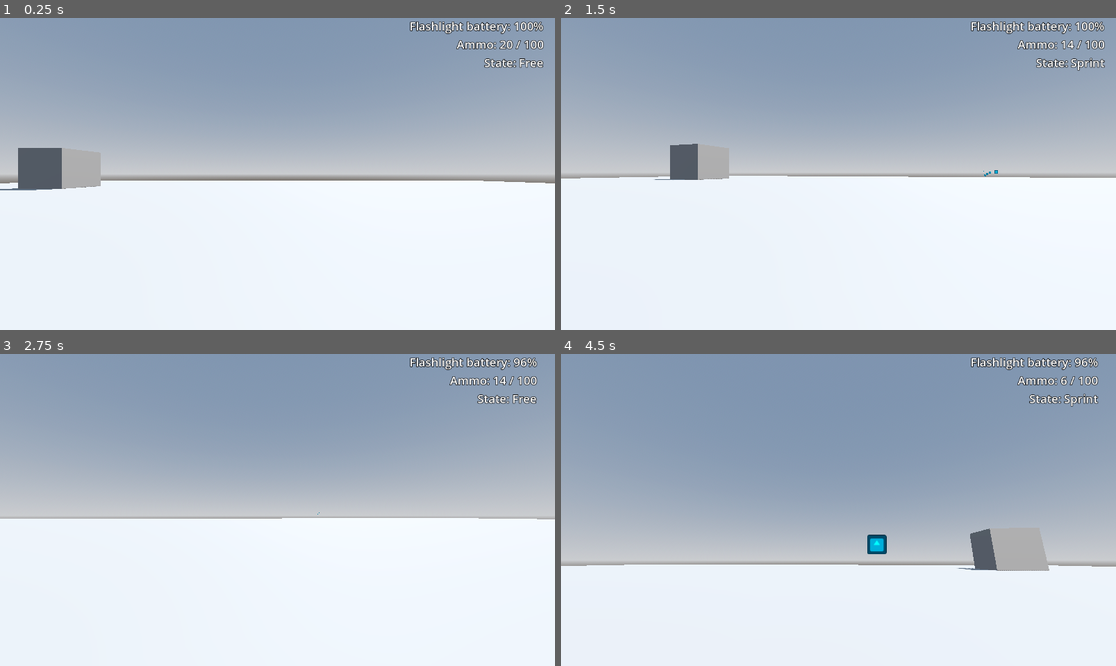
Above: before the commit, frames 1-4 (two rows, left to right).
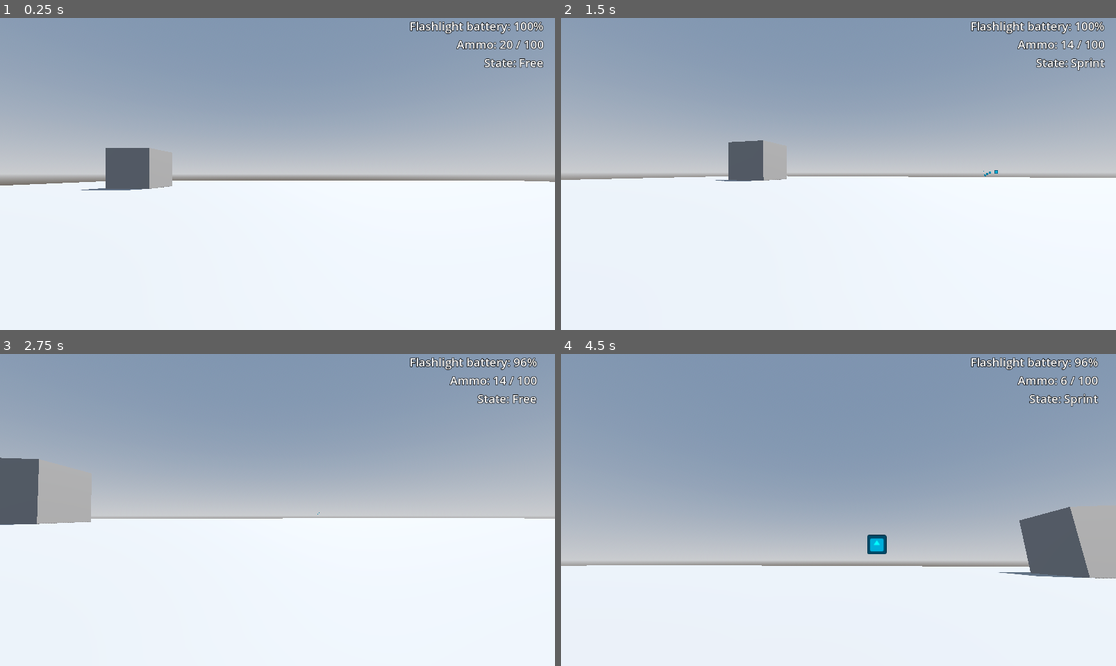
Above: after the commit, the same moments.

Repository: justindeogrades/firstpersonshooter
Game: Godot game, scene res://main.tscn
Same seed, same stepped clock (60 frames per second), same inputs: the game is played once before the commit and once after it. The engine's default icon, where the game draws it, is replaced by a stand-in: a white triangle on a blue panel in a dark square.
Inputs (mouse positions are in pixels of both pictures, inside the frame that each line leads up to):
- Up to frame 1 (0.25 s): no input
- Up to frame 2 (1.5 s): tap Enter (ui_accept) at 0.5, 0.77, 1.07 s; move the mouse to (866, 174) at 0.52 s; press the mouse at (866, 174) at 0.53 s; hold W (forward) from 0.53 s (still down); tap Shift (slide) at 0.8, 1.35 s; move the mouse to (810, 174) at 1.27 s; release the mouse at (810, 174) at 1.28 s
- Up to frame 3 (2.75 s): keep holding W (forward); tap Enter (ui_accept) at 1.52, 1.82, 2.3 s; tap F (toggle_flashlight) at 1.55, 2.1 s; move the mouse to (288, 503) at 2.02 s
- Up to frame 4 (4.5 s): move the mouse to (832, 516) at 2.77 s; tap Enter (ui_accept) at 2.85, 3.02, 3.32, 3.77, 4.07 s; click (832, 516) at 3.05 s; move the mouse to (877, 513) at 3.52 s; press the mouse at (877, 513) at 3.53 s; tap Shift (slide) at 3.8, 4.35 s; tap Escape (free_mouse) at 4.15 s; move the mouse to (672, 463) at 4.27 s; release W (forward) at 4.28 s; release the mouse at (672, 463) at 4.28 s; hold A (left) from 4.28 s (still down); click (672, 463) at 4.42 s

The runs differ from the first frame. In frame 1, 3.2% of the frame differs, in the area x 0-100%, y 41-56%; in frame 2, 2.0%; in frame 3, 2.2%; in frame 4, 3.9%, in the area x 11-100%, y 48-72%.

Commit message:
Added enemy patrol and pursuit states

Diff:
--- a/enemy.gd
+++ b/enemy.gd
@@ -1,6 +1,7 @@
 extends CharacterBody3D
 
 @onready var hp_label = $HP
+@onready var state_label = $State
 @onready var state_machine = $StateMachine
 @onready var facing_ray = $FacingRay
 
@@ -15,6 +16,7 @@
 var current_hp = max_hp
 
 var target : CharacterBody3D
+var angle_to_target : int
 
 func _ready() -> void:
 	target = get_node(target_path)
@@ -40,7 +42,11 @@
 	#var target_dir = Vector2(target.global_position.x, target.global_position.z)
 	var relative_player_pos = Vector2(target.global_position.x - global_position.x, target.global_position.z - global_position.z)
 	#var angle = int(rad_to_deg(face_dir.angle_to(target_dir)))
-	var angle = int(rad_to_deg(face_dir.angle_to(relative_player_pos)))
-	$Angle.text = "angle: " + str(angle)
+	angle_to_target = int(rad_to_deg(face_dir.angle_to(relative_player_pos)))
+	$Angle.text = "angle: " + str(angle_to_target)
+
 func _physics_process(delta: float) -> void:
 	state_machine.state_physics(delta)
+
+func update_state_label() -> void:
+	state_label.text = "state: " + state_machine.current_state.name
--- a/enemy.tscn
+++ b/enemy.tscn
@@ -1,10 +1,11 @@
-[gd_scene load_steps=9 format=3 uid="uid://crotopo1fdjeg"]
+[gd_scene load_steps=10 format=3 uid="uid://crotopo1fdjeg"]
 
 [ext_resource type="Script" uid="uid://1jm6awng7v27" path="res://enemy.gd" id="1_4gyqm"]
 [ext_resource type="PackedScene" uid="uid://b3plxqqbt2u7w" path="res://hp_component.tscn" id="2_qi2p4"]
 [ext_resource type="Texture2D" uid="uid://ctd2mcgmwrxu4" path="res://texturemonster11.png" id="3_qi2p4"]
 [ext_resource type="PackedScene" uid="uid://02osm3d81amt" path="res://state_machine.tscn" id="4_iifgy"]
 [ext_resource type="Script" uid="uid://pto1n7rndium" path="res://enemy_patrol.gd" id="5_epg4t"]
+[ext_resource type="Script" uid="uid://ca7q5vbjl31m4" path="res://enemy_pursue.gd" id="6_3yqyl"]
 
 [sub_resource type="BoxShape3D" id="BoxShape3D_7k104"]
 
@@ -47,7 +48,12 @@
 shape = SubResource("BoxShape3D_7k104")
 
 [node name="HP" type="Label3D" parent="."]
-transform = Transform3D(1, 0, 0, 0, 1, 0, 0, 0, 1, 0, 1.3124, 0)
+transform = Transform3D(1, 0, 0, 0, 1, 0, 0, 0, 1, 0, 1.54353, 0)
+billboard = 1
+text = "Hello bro"
+
+[node name="State" type="Label3D" parent="."]
+transform = Transform3D(1, 0, 0, 0, 1, 0, 0, 0, 1, 0, 1.2875, 0)
 billboard = 1
 text = "Hello bro"
 
@@ -69,9 +75,13 @@
 [node name="StateMachine" parent="." node_paths=PackedStringArray("default_state") instance=ExtResource("4_iifgy")]
 default_state = NodePath("Patrol")
 
-[node name="Patrol" type="Node" parent="StateMachine" node_paths=PackedStringArray("patrol_points")]
+[node name="Patrol" type="Node" parent="StateMachine" node_paths=PackedStringArray("pursue_state", "patrol_points")]
 script = ExtResource("5_epg4t")
+pursue_state = NodePath("../Pursue")
 patrol_points = [NodePath("../../PP1"), NodePath("../../PP2"), NodePath("../../PP3")]
+
+[node name="Pursue" type="Node" parent="StateMachine"]
+script = ExtResource("6_3yqyl")
 
 [node name="PP1" type="Node3D" parent="."]
 transform = Transform3D(1, 0, 0, 0, 1, 0, 0, 0, 1, 10, 0, 0)
--- a/enemy_patrol.gd
+++ b/enemy_patrol.gd
@@ -1,8 +1,11 @@
 extends EnemyState
+
+@export var pursue_state : EnemyState
 
 @export var patrol_points : Array[Node3D]
 #@export var deadzone : float = 0.9
 @export var wait_seconds : float = 2.0
+@export var detection_dist : float = 10.0
 
 var wait_timer : Timer
 var next_point : Node3D
@@ -32,6 +35,12 @@
 
 	parent.move_and_slide()
 
+	var dist_to_player = (parent.global_position - parent.target.global_position).length()
+
+	#Detect player if within a 45 degree angle of facing direction and within detection distance
+	if -22.5 < parent.angle_to_target and parent.angle_to_target < 22.5 and dist_to_player < detection_dist:
+		return pursue_state
+
 	return null
 
 func set_next_point():
--- /dev/null
+++ b/enemy_pursue.gd
@@ -0,0 +1,23 @@
+extends EnemyState
+
+var deadzone : float = 2.0
+
+func state_physics(delta : float) -> EnemyState:
+	#Set the navigation target as the player
+	nav_agent.set_target_position(parent.target.global_position)
+	var next_nav_point = nav_agent.get_next_path_position()
+	var move_dir = (next_nav_point - parent.global_position).normalized()
+	parent.facing_ray.target_position = move_dir
+
+	#Move towards the player unless already within an acceptable distance
+	#if parent.position.distance_to(parent.target.global_position) > deadzone:
+		#parent.velocity = move_dir * move_speed
+	#else:
+		#parent.velocity = Vector3(0, 0, 0)
+
+	#Ignore deadzones, just move
+	parent.velocity = move_dir * move_speed
+
+	parent.move_and_slide()
+
+	return null
--- a/main.tscn
+++ b/main.tscn
@@ -7,7 +7,7 @@
 [node name="Main" type="Node"]
 
 [node name="Player" parent="." instance=ExtResource("1_0xm2m")]
-transform = Transform3D(1, 0, 0, 0, 1, 0, 0, 0, 1, 0, 1.78558, 0)
+transform = Transform3D(1, 0, 0, 0, 1, 0, 0, 0, 1, -19.8356, 1.78558, 0)
 
 [node name="Enemy" parent="." instance=ExtResource("2_1bvp3")]
 transform = Transform3D(1, 0, 0, 0, 1, 0, 0, 0, 1, 0, 0.842932, 6.71934)
--- a/player.gd
+++ b/player.gd
@@ -39,62 +39,12 @@
 
 func _unhandled_input(event: InputEvent) -> void:
 	state_machine.state_input(event)
-	##Esc to free mouse from window
-	#if event.is_action_pressed("free_mouse"):
-		#Input.set_mouse_mode(Input.MOUSE_MODE_VISIBLE)
-	#if event is InputEventMouseButton:
-		#Input.set_mouse_mode(Input.MOUSE_MODE_CAPTURED)
-	#if event is InputEventMouseMotion:
-		##Im just taking bros word on ts i have no idea how this works
-		##Horizontal rotation
-		#head.rotate_y(-event.relative.x * turn_speed)
-		##Vertical rotation
-		#camera.rotate_x(-event.relative.y * (turn_speed / 2))
-		##Limits on vertical rotation
-		#camera.rotation.x = clamp(camera.rotation.x, deg_to_rad(min_camera_x_rotation), deg_to_rad(max_camera_x_rotation))
 
 func _process(delta: float) -> void:
 	state_machine.state_process()
 
 func _physics_process(delta: float) -> void:
 	state_machine.state_physics(delta)
-	## Add the gravity.
-	#if not is_on_floor():
-		#velocity += get_gravity() * delta
-#
-	##Moving
-	#if Input.is_action_just_pressed("ui_accept") and is_on_floor():
-		#velocity.y = JUMP_VELOCITY
-	#
-	#var input_dir := Input.get_vector("left", "right", "forward", "backward")
-	#var direction := (head.transform.basis * Vector3(input_dir.x, 0, input_dir.y)).normalized()
-	#if direction:
-		#velocity.x = direction.x * move_speed
-		#velocity.z = direction.z * move_speed
-	#else:
-		#velocity.x = move_toward(velocity.x, 0, move_speed)
-		#velocity.z = move_toward(velocity.z, 0, move_speed)
-
-	##Shooting
-	#active_weapon.aim_direction = (head.transform.basis * Vector3(0,0,-1)).normalized()
-	#if Input.is_action_pressed("shoot"):
-		#if active_weapon.reload_timer.is_stopped():
-			#active_weapon.shoot()
-			##update_ammo_label(false)
-	#
-	##Reloading
-	#if Input.is_action_just_pressed("reload"):
-		#active_weapon.reload()
-		##update_ammo_label(true)
-	#
-	##Toggle flashlight
-	#if Input.is_action_just_pressed("toggle_flashlight"):
-		#if flashlight.get_enabled():
-			#flashlight.set_enabled(false)
-		#else:
-			#flashlight.set_enabled(true)
-
-	#move_and_slide()
 
 func get_direction() -> Vector3:
 	var input_dir := Input.get_vector("left", "right", "forward", "backward")
--- a/states/enemy states/enemy_state.gd
+++ b/states/enemy states/enemy_state.gd
@@ -4,5 +4,6 @@
 var nav_agent : NavigationAgent3D
 
 func enter() -> void:
+	parent.update_state_label()
 	nav_agent = parent.nav_agent
 	print("nav agent assigned: " + str(nav_agent))
Not shown, added: enemy_pursue.gd.uid
